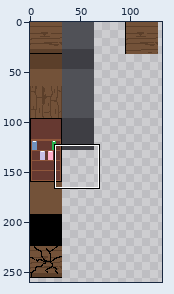
Two states of a sprite sheet, Assets/Sprites/TileMap.png. Above, an overview of the earlier version with the close-up marked.
Close-up. Before the edit:
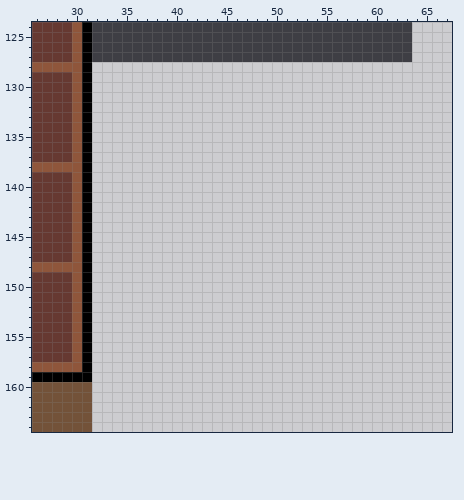
The file is 320x320 pixels. Shown: x 26..67, y 124..164. The wide view leaves out empty margins.
The result:
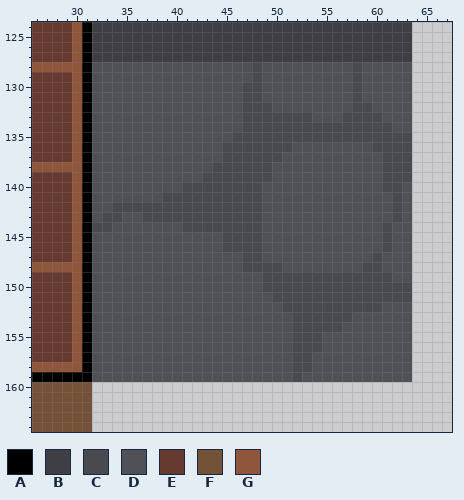
Palette (. is transparent): A #000000  B #3e3e44  C #494a4e  D #505157  E #663931  F #735239  G #8f563b
Edits made:
@@ x 26..67 @@
 127 EEEEGABBBBBBBBBBBBBBBBBBBBBBBBBBBBBBBB....
-128 GGGGGA....................................
-129 EEEEGA....................................
-130 EEEEGA....................................
-131 EEEEGA....................................
-132 EEEEGA....................................
-133 EEEEGA....................................
-134 EEEEGA....................................
-135 EEEEGA....................................
-136 EEEEGA....................................
-137 EEEEGA....................................
-138 GGGGGA....................................
-139 EEEEGA....................................
-140 EEEEGA....................................
-141 EEEEGA....................................
-142 EEEEGA....................................
-143 EEEEGA....................................
-144 EEEEGA....................................
-145 EEEEGA....................................
-146 EEEEGA....................................
-147 EEEEGA....................................
-148 GGGGGA....................................
-149 EEEEGA....................................
-150 EEEEGA....................................
-151 EEEEGA....................................
-152 EEEEGA....................................
-153 EEEEGA....................................
-154 EEEEGA....................................
-155 EEEEGA....................................
-156 EEEEGA....................................
-157 EEEEGA....................................
-158 GGGGGA....................................
-159 AAAAAA....................................
+128 GGGGGADDDDDDDDDDDDDDDDCDDDDDDDDDCDDDDD....
+129 EEEEGADDDDDDDDDDDDDDDDCDDDDDDDDDCDDDDD....
+130 EEEEGADDDDDDDDDDDDDDDCCDDDDDDDDDCDDDDD....
+131 EEEEGADDDDDDDDDDDDDDDCCDDDDDDDDDCDDDDD....
+132 EEEEGADDDDDDDDDDDDDDDCCCDDDDDDDDCCDDDD....
+133 EEEEGADDDDDDDDDDDDDDDCCCCCCCDDDCCCCDDD....
+134 EEEEGADDDDDDDDDDDDDDDCCCCCCCCCCCCCCCDD....
+135 EEEEGADDDDDDDDDDDDDDCCCCCCCCCCCCCCCCCC....
+136 EEEEGADDDDDDDDDDDDDCCCCCCCDDDDDDDDCCCC....
+137 EEEEGADDDDDDDDDDDDDCCCCCCDDDDDDDDDDCCC....
+138 GGGGGADDDDDDDDDDDDCCCCCCDDDDDDDDDDDCCC....
+139 EEEEGADDDDDDDDDDDCCCCCCCDDDDDDDDDDDCCC....
+140 EEEEGADDDDDDDDDCCCCCCCCDDDDDDDDDDDDCCD....
+141 EEEEGADDDDDDDCCCCCCCCCCDDDDDDDDDDDDDCD....
+142 EEEEGADDCCCCCCCCCCCCCCCDDDDDDDDDDDDDCD....
+143 EEEEGADCCDDCCCCCCCCCCCCDDDDDDDDDDDDDCD....
+144 EEEEGACCDDDDDDDCCCCCCCCDDDDDDDDDDDDCDD....
+145 EEEEGADDDDDDDDDDDDDCCCCDDDDDDDDDDDDCDD....
+146 EEEEGADDDDDDDDDDDDDCCCCDDDDDDDDDDDDCDD....
+147 EEEEGADDDDDDDDDDDDDDDCCDDDDDDDDDDDCDDD....
+148 GGGGGADDDDDDDDDDDDDDDCCCCDDDDDDDDCCDDD....
+149 EEEEGADDDDDDDDDDDDDDDDDCCCCCCCCCCCCCDD....
+150 EEEEGADDDDDDDDDDDDDDDDDCCCCCCCCCCCCCCC....
+151 EEEEGADDDDDDDDDDDDDDDDDDCCCCCCCCCCCCCC....
+152 EEEEGADDDDDDDDDDDDDDDDDDDCCCCCCCCCCDDD....
+153 EEEEGADDDDDDDDDDDDDDDDDDDDCCCCCCDDDDDD....
+154 EEEEGADDDDDDDDDDDDDDDDDDDDCCCCCDDDDDDD....
+155 EEEEGADDDDDDDDDDDDDDDDDDDDCCCDDDDDDDDD....
+156 EEEEGADDDDDDDDDDDDDDDDDDDDCCCDDDDDDDDD....
+157 EEEEGADDDDDDDDDDDDDDDDDDDDCCDDDDDDDDDD....
+158 GGGGGADDDDDDDDDDDDDDDDDDDDCCDDDDDDDDDD....
+159 AAAAAADDDDDDDDDDDDDDDDDDDDCDDDDDDDDDDD....
 160 FFFFFF....................................
Where, in picture pixels (left, top, right, bottom), the same in both close-ups:
added: (92, 62, 412, 382)
